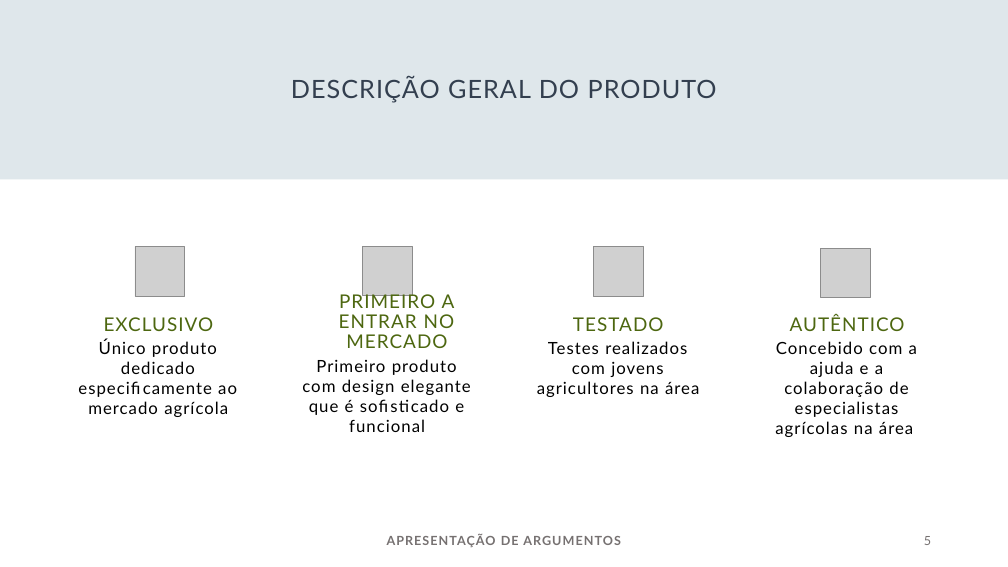
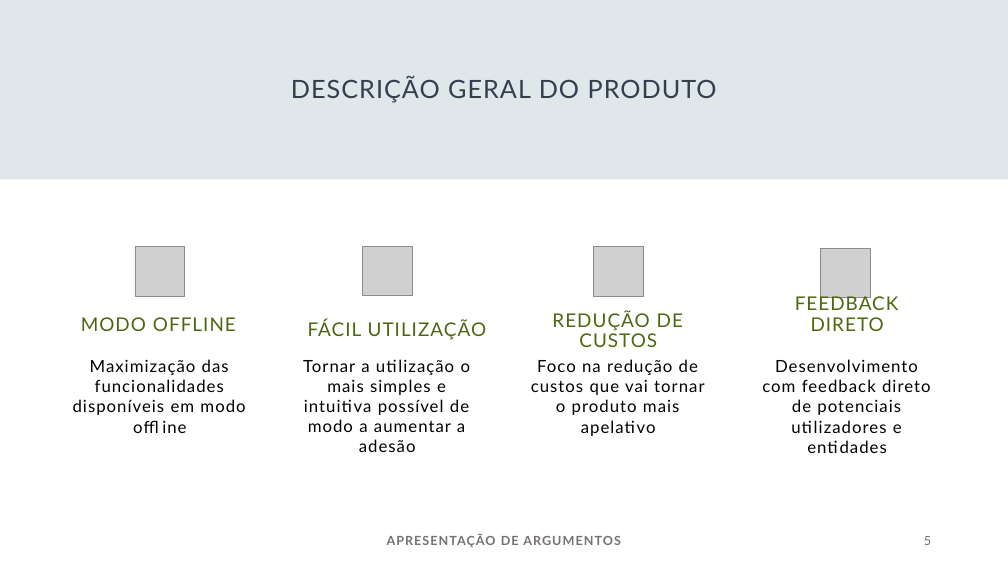
Before and after one commit to Timzudo/E-Floresta, a slide deck: slide 5 of Apresentacao_ALFA.pptx. Drawn at 1008x567 pixels with LibreOffice and Linux fonts; fonts in the diff are those of the drawing; grey boxes stand for pictures. Boxes give left, top, right and bottom in pixels: in the first picture for what was removed or moved away, otherwise in the second. Text is boxed around its words. In the diff, an @@ line names an element or a change of style, - is before the commit and + after.

```diff
--- a/Apresentacao_ALFA.pptx
+++ b/Apresentacao_ALFA.pptx
@@ text at (795, 294, 899, 331): text changed @@
-AUTÊNTICO
+FEEDBACK DIRETO
@@ text at (81, 317, 236, 331): text changed @@
-EXCLUSIVO
+MODO OFFLINE
@@ text at (308, 319, 487, 340): text changed @@
-PRIMEIRO A ENTRAR NO MERCADO
+FÁCIL UTILIZAÇÃO
@@ text at (552, 311, 683, 347): text changed @@
-TESTADO
+REDUÇÃO DE CUSTOS
@@ text at (73, 359, 245, 415): text changed @@
-Único produto dedicado especificamente ao mercado agrícola
+Maximização das funcionalidades disponíveis em modo offline
@@ text at (531, 359, 704, 415): text changed @@
-Testes realizados com jovens agricultores na área
+Foco na redução de custos que vai tornar o produto mais apelativo
@@ text at (762, 359, 931, 433): text changed @@
-Concebido com a ajuda e a colaboração de especialistas agrícolas na área
+Desenvolvimento com feedback direto de potenciais utilizadores e entidades
@@ text at (303, 360, 471, 452): text changed @@
-Primeiro produto com design elegante que é sofisticado e funcional
+Tornar a utilização o mais simples e intuitiva possível de modo a aumentar a adesão
```
Also in this commit, not shown: 1 other slide changed, 8 other files.
